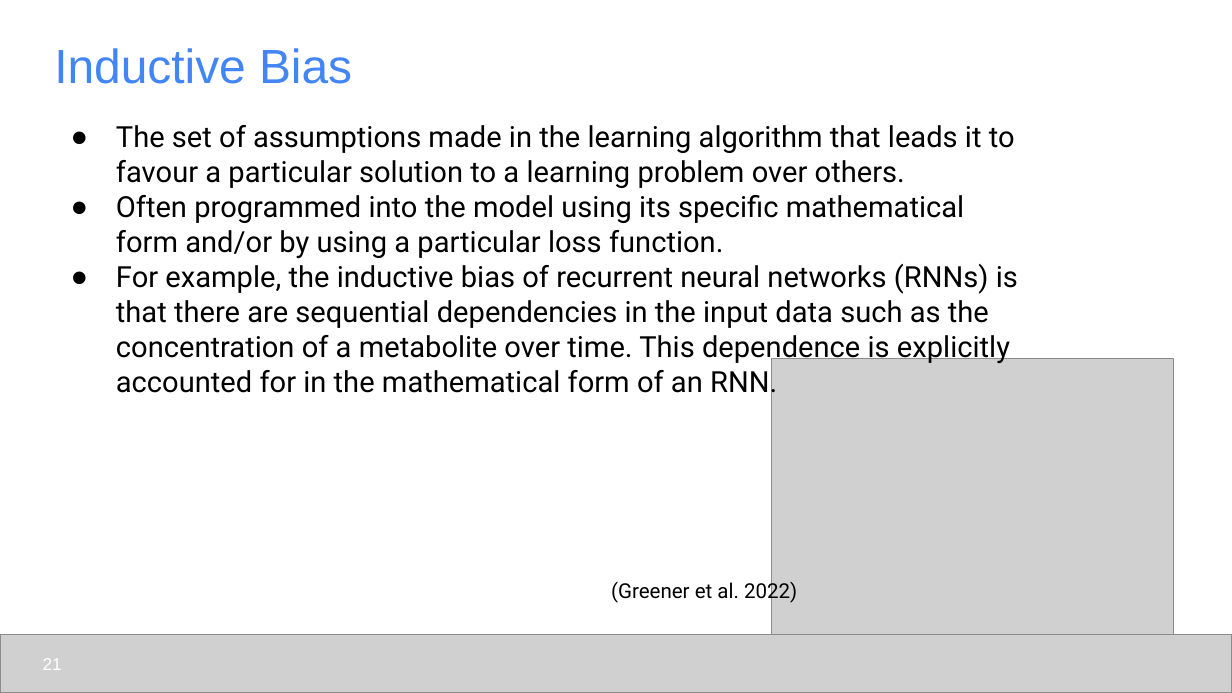
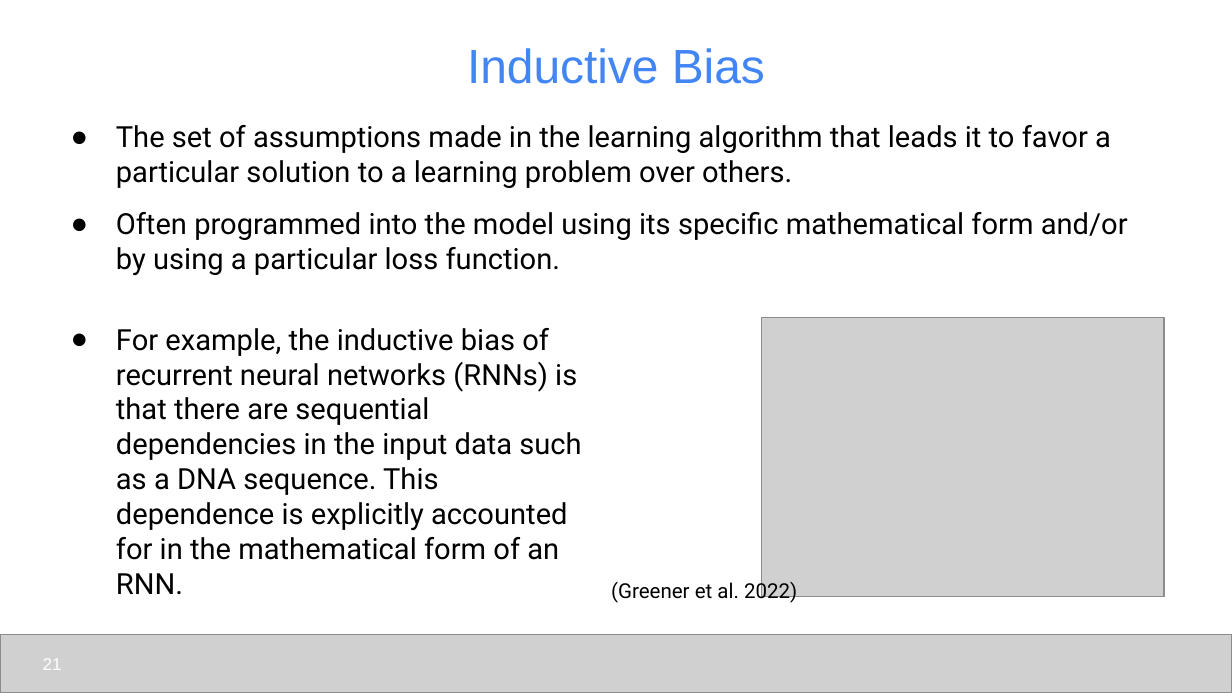
Before and after one commit to udel-cbcb/al_ml_workshop, a slide deck: slide 21 of Day_1/Lectures/Day_1_Lecture_1_Introduction_to_Artificial_Intelligence_and_Machine_Learning.pptx. Drawn at 1232x693 pixels with LibreOffice and Linux fonts; fonts in the diff are those of the drawing; grey boxes stand for pictures. Boxes give left, top, right and bottom in pixels: in the first picture for what was removed or moved away, otherwise in the second. Text is boxed around its words. In the diff, an @@ line names an element or a change of style, - is before the commit and + after.

```diff
--- a/Day_1/Lectures/Day_1_Lecture_1_Introduction_to_Artificial_Intelligence_and_Machine_Learning.pptx
+++ b/Day_1/Lectures/Day_1_Lecture_1_Introduction_to_Artificial_Intelligence_and_Machine_Learning.pptx
@@ title "Inductive Bias" at box(467, 48, 765, 84): alignment left to centre @@
@@ text at box(116, 125, 1111, 188): text changed @@
-● The set of assumptions made in the learning algorithm that leads it to favour a particular solution to a learning problem over others.
+● The set of assumptions made in the learning algorithm that leads it to favor a particular solution to a learning problem over others.
@@ text at box(116, 212, 1128, 276): more space between paragraphs @@
@@ text at box(116, 264, 1018, 399): paragraph removed @@
-● For example, the inductive bias of recurrent neural networks (RNNs) is that there are sequential dependencies in the input data such as the concentration of a metabolite over time. This dependence is explicitly accounted for in the mathematical form of an RNN.
@@ text added at box(116, 328, 581, 594), 17 pt, text #000000 @@
+● For example, the inductive bias of recurrent neural networks (RNNs) is that there are sequential dependencies in the input data such as a DNA sequence. This dependence is explicitly accounted for in the mathematical form of an RNN.
@@ picture: place and size @@
-picture at box(771, 359, 1174, 637)
+picture at box(761, 318, 1164, 596)
```
Also in this commit, not shown: 21 other slides changed, 2 slides added, 3 slides removed, 2 other files.
